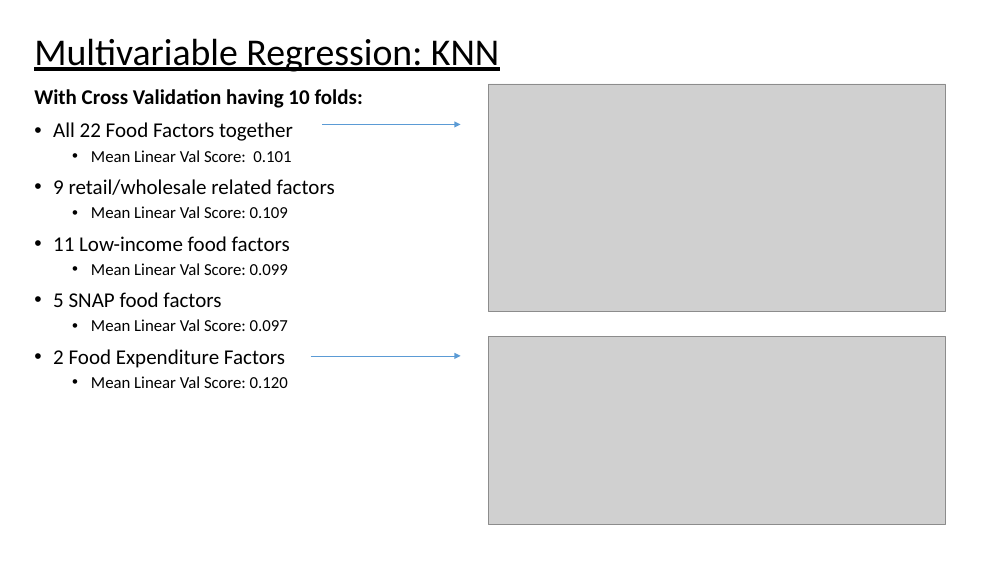
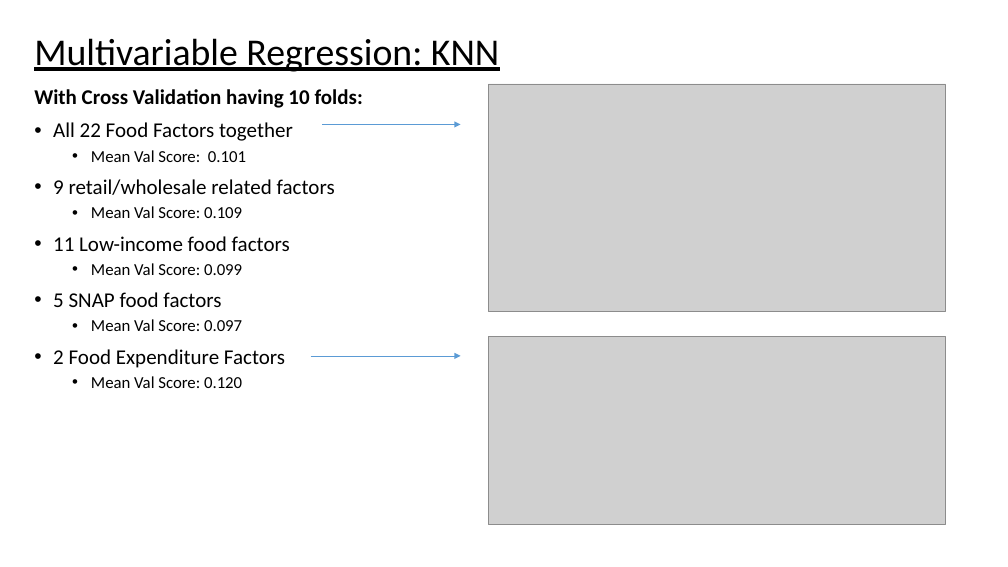
Before and after one commit to ahellman21/ASH, a slide deck: slide 12 of Presentation2.pptx. Drawn at 1008x567 pixels with LibreOffice and Linux fonts; fonts in the diff are those of the drawing; grey boxes stand for pictures. Boxes give left, top, right and bottom in pixels: in the first picture for what was removed or moved away, otherwise in the second. Text is boxed around its words. In the diff, an @@ line names an element or a change of style, - is before the commit and + after.

Commit message:
Presentation Update

```diff
--- a/Presentation2.pptx
+++ b/Presentation2.pptx
@@ text at (91, 150, 246, 162): text changed @@
-  • Mean Linear Val Score: 0.101
+  • Mean Val Score: 0.101
@@ text at (91, 206, 242, 218): text changed @@
-  • Mean Linear Val Score: 0.109
+  • Mean Val Score: 0.109
@@ text at (91, 263, 242, 275): text changed @@
-  • Mean Linear Val Score: 0.099
+  • Mean Val Score: 0.099
@@ text at (91, 319, 242, 331): text changed @@
-  • Mean Linear Val Score: 0.097
+  • Mean Val Score: 0.097
@@ text at (91, 376, 242, 388): text changed @@
-  • Mean Linear Val Score: 0.120
+  • Mean Val Score: 0.120
```
Also in this commit, not shown: 3 other slides changed.
